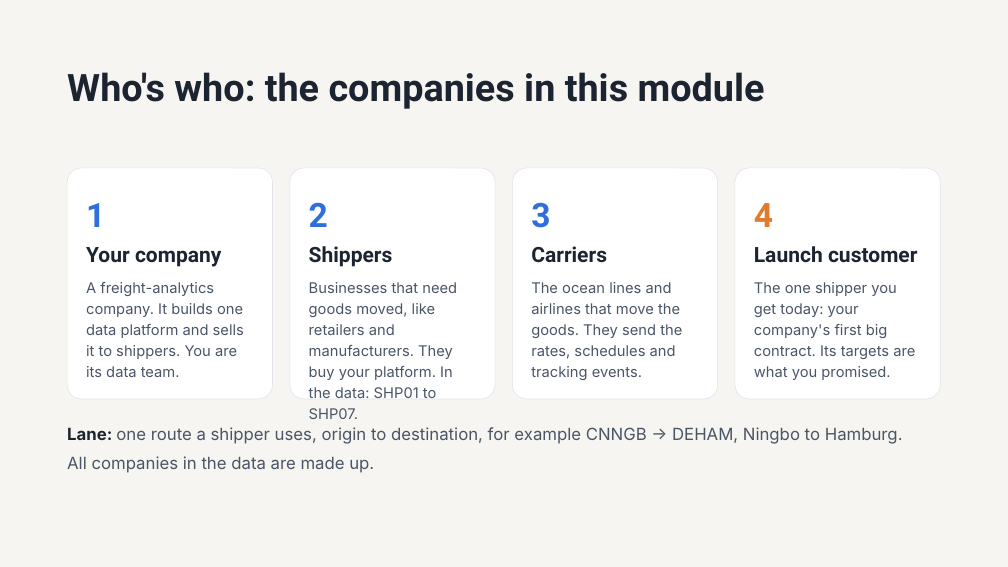
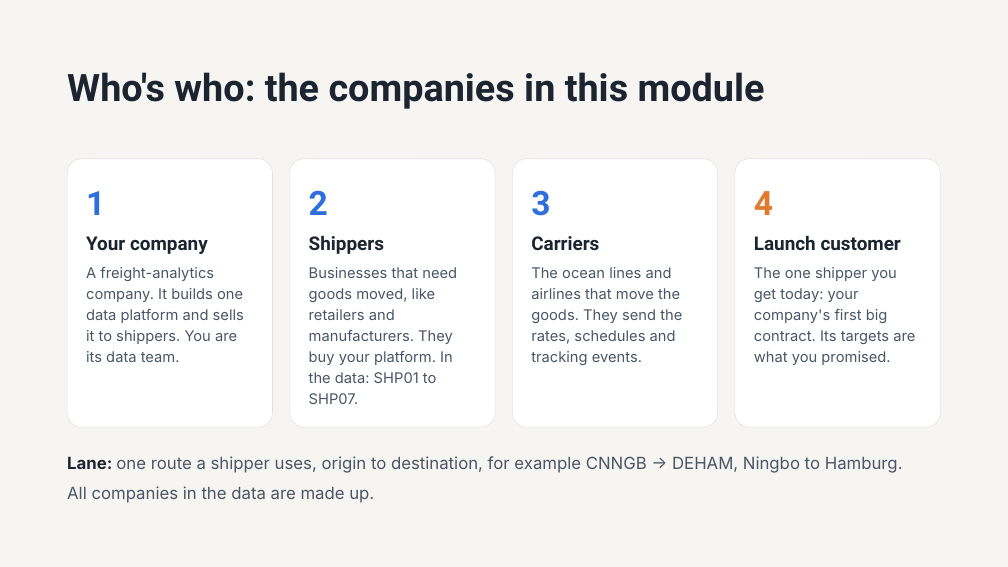
Before and after one commit to 1768SAIKUMAR/cloud-computing-srh, a slide deck: slide 2 of sessions/03-batch-streams-and-architecture-patterns/slides/session-03-batch-streams-and-architecture-patterns.pptx. Drawn at 1008x567 pixels with LibreOffice and Linux fonts; fonts in the diff are those of the drawing. Boxes give left, top, right and bottom in pixels: in the first picture for what was removed or moved away, otherwise in the second. Text is boxed around its words. In the diff, an @@ line names an element or a change of style, - is before the commit and + after.

```diff
--- a/sessions/03-batch-streams-and-architecture-patterns/slides/session-03-batch-streams-and-architecture-patterns.pptx
+++ b/sessions/03-batch-streams-and-architecture-patterns/slides/session-03-batch-streams-and-architecture-patterns.pptx
@@ rounded rectangle: place and size @@
-rounded rectangle at <box>67,168,273,399</box>
+rounded rectangle at <box>67,159,273,427</box>
@@ rounded rectangle: place and size @@
-rounded rectangle at <box>290,168,495,399</box>
+rounded rectangle at <box>290,159,495,427</box>
@@ rounded rectangle: place and size @@
-rounded rectangle at <box>513,168,718,399</box>
+rounded rectangle at <box>513,159,718,427</box>
@@ rounded rectangle: place and size @@
-rounded rectangle at <box>735,168,941,399</box>
+rounded rectangle at <box>735,159,941,427</box>
@@ 8 texts: place and size @@
-8 texts at <box>86,202,917,267</box>
+8 texts at <box>86,190,901,254</box>
@@ size 20 to 18 pt in 4 elements at <box>86,236,208,254</box>, <box>309,236,384,254</box>, <box>531,236,599,250</box>, <box>754,236,901,250</box> @@
@@ text "A freight-analytics company. It builds ...": place and size @@
-text "A freight-analytics company. It builds ..." at <box>86,282,244,377</box>
+text "A freight-analytics company. It builds ..." at <box>86,267,244,362</box>
@@ text "Businesses that need goods moved, ...": place and size @@
-text "Businesses that need goods moved, ..." at <box>309,282,457,419</box>
+text "Businesses that need goods moved, ..." at <box>309,267,457,404</box>
@@ text "The ocean lines and airlines ...": place and size @@
-text "The ocean lines and airlines ..." at <box>531,282,682,380</box>
+text "The ocean lines and airlines ..." at <box>531,267,682,365</box>
@@ text "The one shipper you get ...": place and size @@
-text "The one shipper you get ..." at <box>754,282,915,380</box>
+text "The one shipper you get ..." at <box>754,267,915,365</box>
@@ text "Lane: one route a shipper ...": place and size @@
-text "Lane: one route a shipper ..." at <box>67,427,903,473</box>
+text "Lane: one route a shipper ..." at <box>67,456,903,503</box>
```
Also in this commit, not shown: 9 other slides changed.
